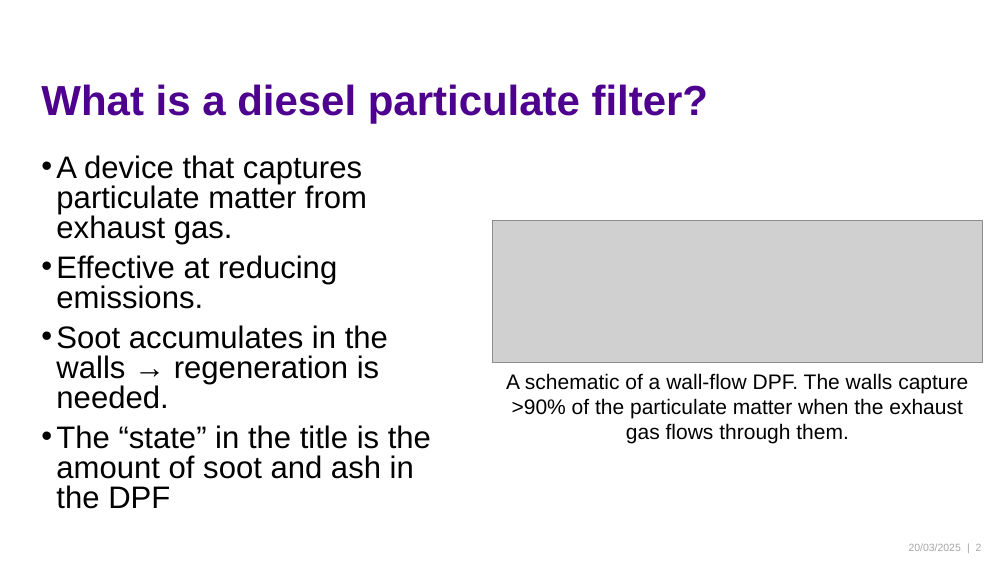
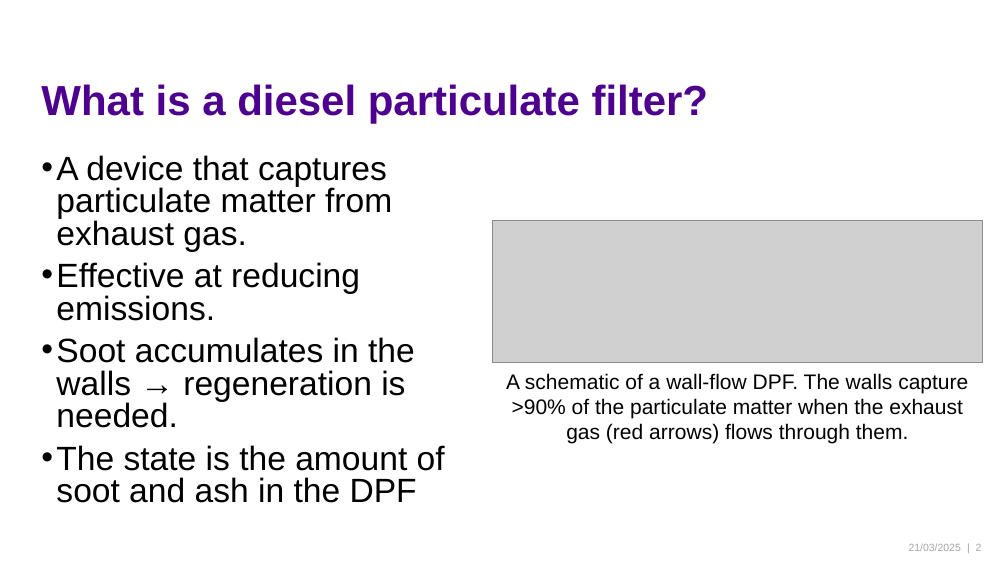
Before and after one commit to sheriffraato/diplomityo, a slide deck: slide 2 of Introduction21032025.pptx. Drawn at 1008x567 pixels with LibreOffice and Linux fonts; fonts in the diff are those of the drawing; grey boxes stand for pictures; background and template pictures are left out. Boxes give left, top, right and bottom in pixels: in the first picture for what was removed or moved away, otherwise in the second. Text is boxed around its words. In the diff, an @@ line names an element or a change of style, - is before the commit and + after.

```diff
--- a/Introduction21032025.pptx
+++ b/Introduction21032025.pptx
@@ text at [56,155,415,428]: size 29.6 to 32 pt in "A device that captures particulate matter from ...", "Effective at reducing emissions.", "Soot accumulates in the walls → regeneration ..." @@
@@ text at [506,373,968,444]: text changed @@
-A schematic of a wall-flow DPF. The walls capture >90% of the particulate matter when the exhaust gas flows through them.
+A schematic of a wall-flow DPF. The walls capture >90% of the particulate matter when the exhaust gas (red arrows) flows through them.
@@ text at [56,445,445,503]: text changed; size 29.6 to 32 pt @@
-• The “state” in the title is the amount of soot and ash in the DPF
+• The state is the amount of soot and ash in the DPF
@@ text at [909,543,961,551]: text changed @@
-20/03/2025
+21/03/2025
```
Also in this commit, not shown: 3 other slides changed, 2 slides added, 5 other files.
